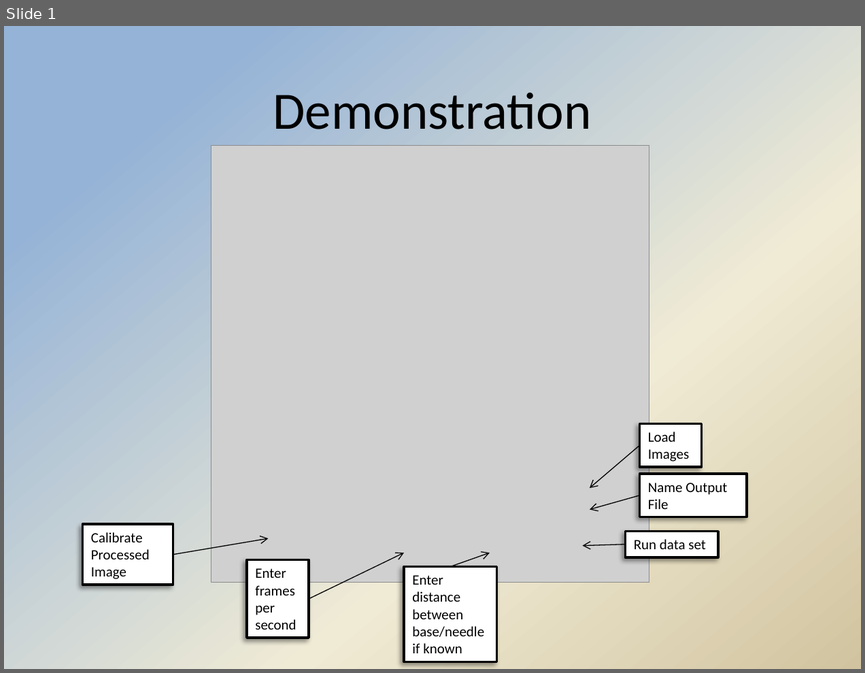
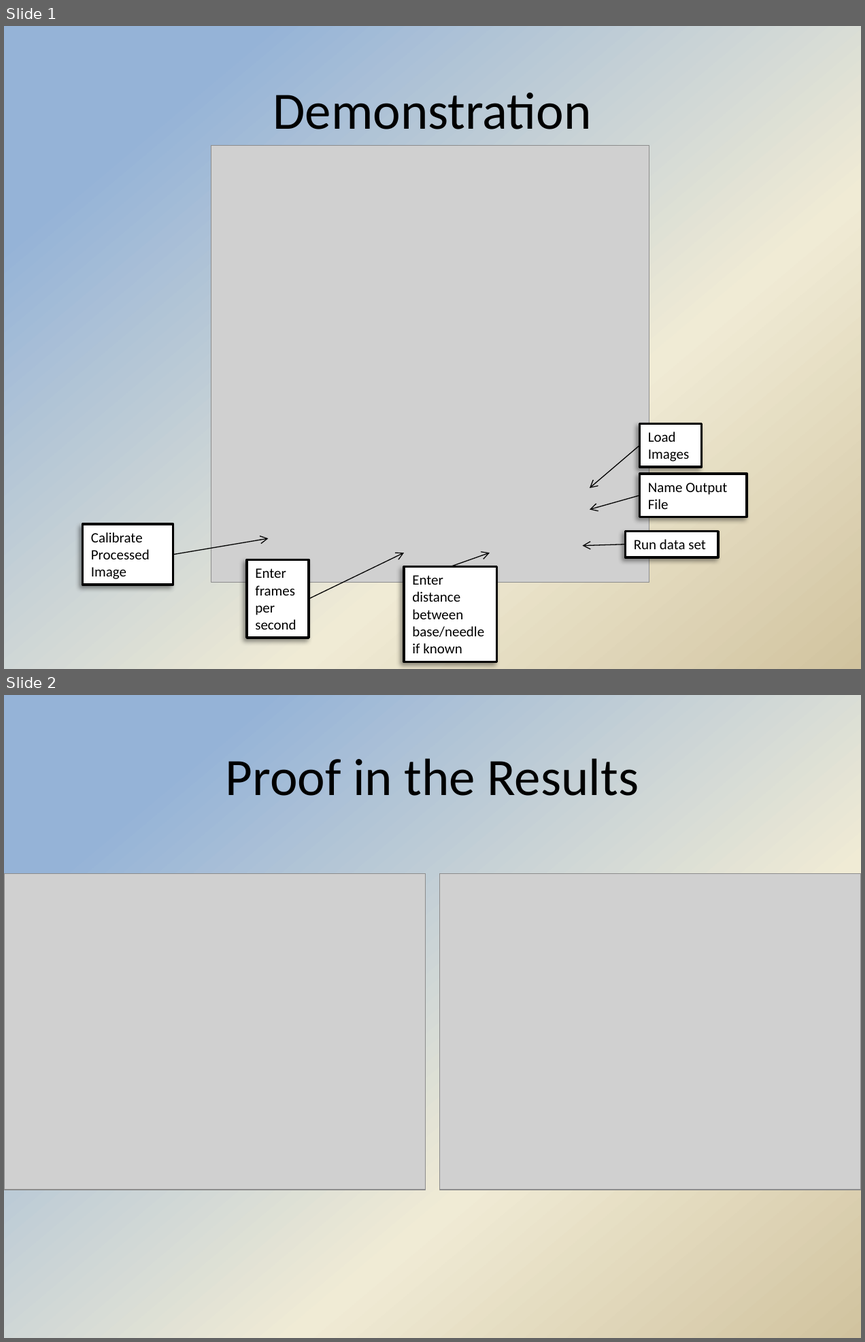
Before and after one commit to Hdtran89/ImageProcessing, a slide deck: A Team Documents/Anne's Final Presentation Slides.pptx. Shown one above the other, each under a label of ours: slide 1 before the commit, slides 1 and 2 after it. The pictures are 865x673 and 865x1342 pixels, drawn with LibreOffice and Linux fonts; fonts in the diff are those of the drawing; grey boxes stand for pictures; background and template pictures are left out. Boxes give left, top, right and bottom in pixels: in the first picture for what was removed or moved away, otherwise in the second. Text is boxed around its words. In the diff, an @@ line names an element or a change of style, - is before the commit and + after.

```diff
--- a/A Team Documents/Anne's Final Presentation Slides.pptx
+++ b/A Team Documents/Anne's Final Presentation Slides.pptx
@@ slide 2 added at box(4, 695, 861, 1338), background gradient #95B3D7 to #F0EBD5 to #D1C39F @@
@@ title added at box(226, 758, 638, 796), 44 pt, text #000000 @@
+Proof in the Results
@@ picture added at box(4, 873, 426, 1189) @@
@@ picture added at box(439, 873, 861, 1189) @@
```
Also in this commit, not shown: 2 slides changed, 3 other slides added, 4 other files.
